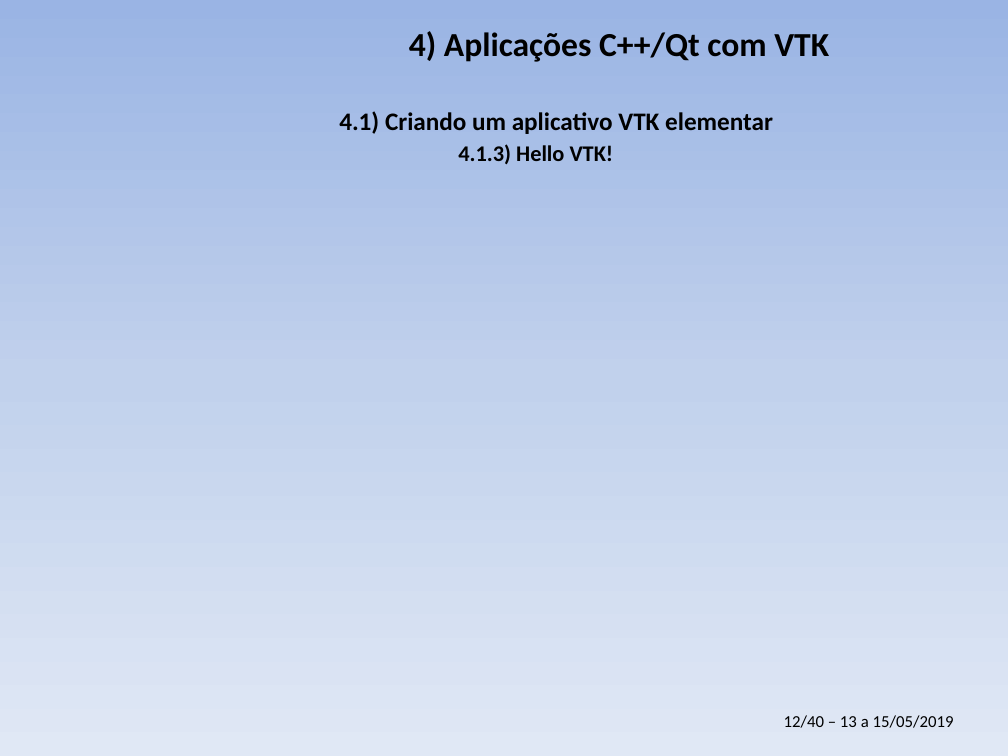
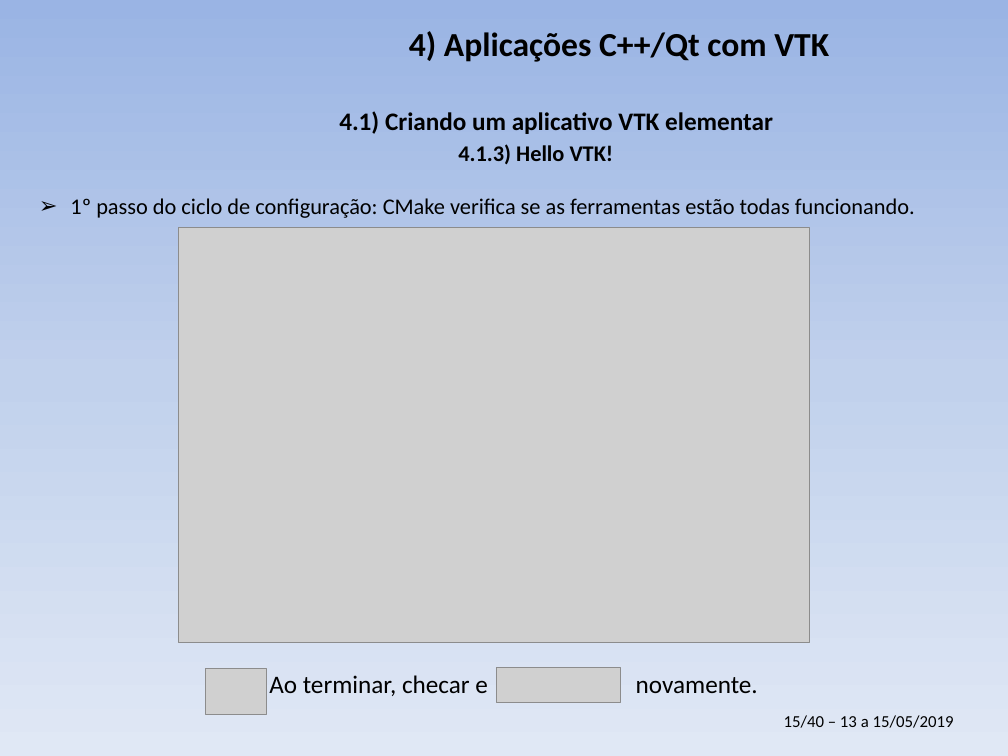
Before and after one commit to PauloCarvalhoRJ/cursoVTKgeo, a slide deck: slide 15 of aulas_3dias/slides_3dias.pptx (slide 12 before the commit). Drawn at 1008x756 pixels with LibreOffice and Linux fonts; fonts in the diff are those of the drawing; grey boxes stand for pictures; background and template pictures are left out. Boxes give left, top, right and bottom in pixels: in the first picture for what was removed or moved away, otherwise in the second. Text is boxed around its words. In the diff, an @@ line names an element or a change of style, - is before the commit and + after.

Commit message:
Slides: WIP.

```diff
--- a/aulas_3dias/slides_3dias.pptx
+++ b/aulas_3dias/slides_3dias.pptx
@@ text added at <box>70,198,915,218</box>, 16 pt, text #000000 @@
+➢ 1º passo do ciclo de configuração: CMake verifica se as ferramentas estão todas funcionando.
@@ picture added at <box>178,227,809,642</box> @@
@@ picture added at <box>206,668,266,715</box> @@
@@ text added at <box>269,675,758,696</box>, 18 pt, text #000000 @@
+Ao terminar, checar e novamente.
@@ picture added at <box>496,667,620,703</box> @@
@@ text at <box>784,715,954,728</box>: text changed @@
-12/40 – 13 a 15/05/2019
+15/40 – 13 a 15/05/2019
```
Also in this commit, not shown: 7 slides added.
